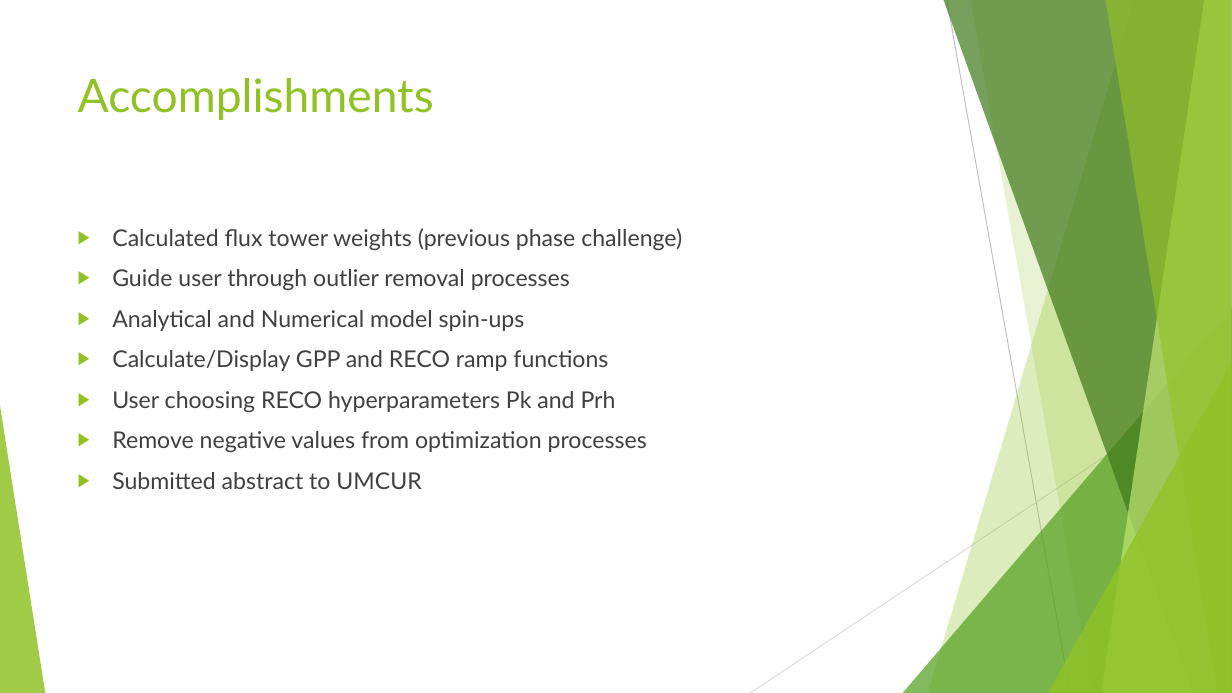
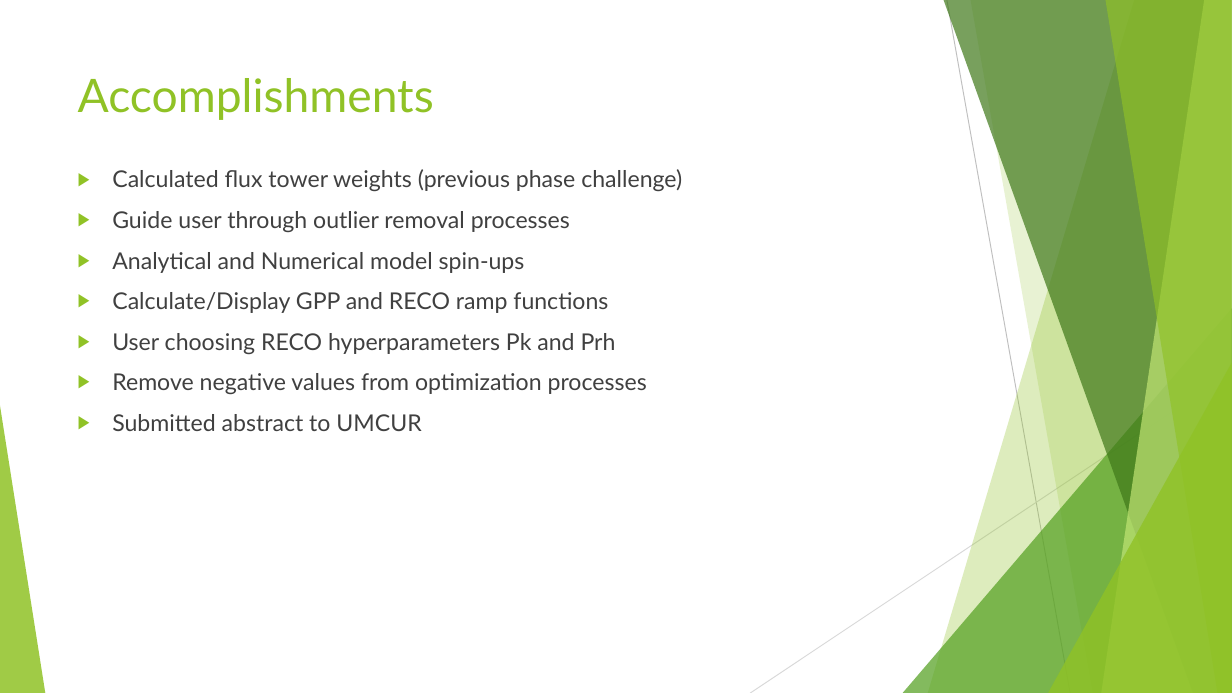
Before and after one commit to maxthibeau/senior_project, a slide deck: slide 2 of ProjectDocs/ProgressReport2.pptx. Drawn at 1232x693 pixels with LibreOffice and Linux fonts; fonts in the diff are those of the drawing. Boxes give left, top, right and bottom in pixels: in the first picture for what was removed or moved away, otherwise in the second. Text is boxed around its words. In the diff, an @@ line names an element or a change of style, - is before the commit and + after.

```diff
--- a/ProjectDocs/ProgressReport2.pptx
+++ b/ProjectDocs/ProgressReport2.pptx
@@ text "Calculated flux tower weights (previous ...": place and size @@
-text "Calculated flux tower weights (previous ..." at box(112, 228, 682, 489)
+text "Calculated flux tower weights (previous ..." at box(112, 169, 682, 431)
```
Also in this commit, not shown: 1 other slide changed, 4 other files.
